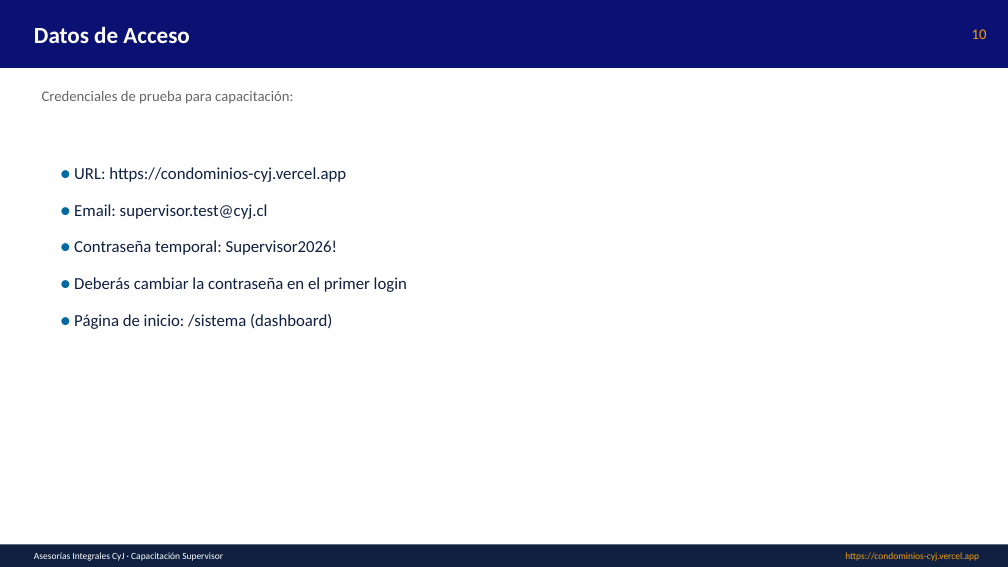
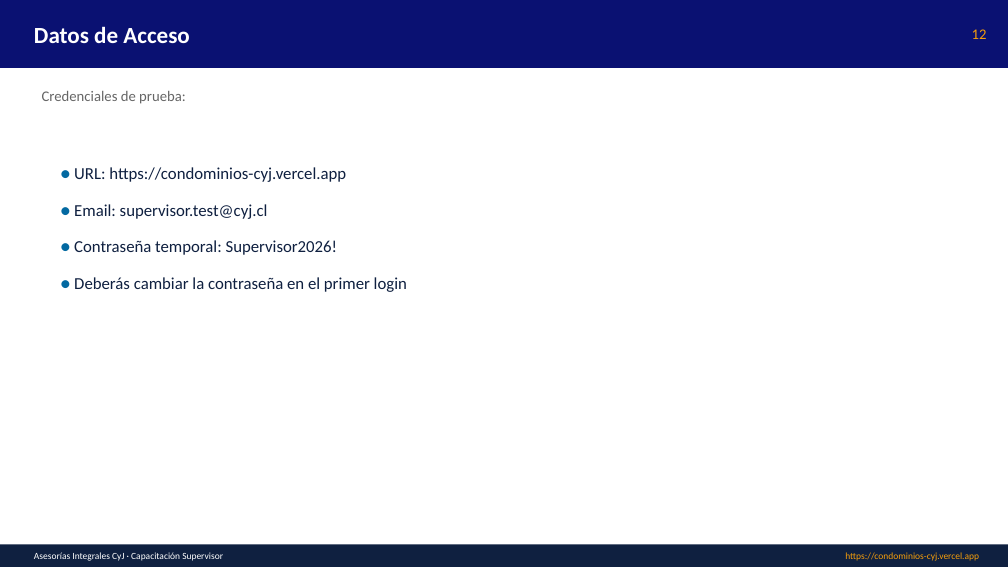
Before and after one commit to asesoriasintegralescyj-stack/condominios-cyj, a slide deck: slide 12 of public/manuales/Capacitacion_Supervisor.pptx (slide 10 before the commit). Drawn at 1008x567 pixels with LibreOffice and Linux fonts; fonts in the diff are those of the drawing. Boxes give left, top, right and bottom in pixels: in the first picture for what was removed or moved away, otherwise in the second. Text is boxed around its words. In the diff, an @@ line names an element or a change of style, - is before the commit and + after.

Commit message:
docs: manuales y capacitaciones con capturas de pantalla reales (v1.1)
- 16 capturas de pantalla del sistema real agregadas a /public/manuales/imagenes/
- Manual Word actualizado con imágenes embebidas en cada sección (3.1 MB)
- 6 capacitaciones PPT actualizadas con slides de capturas:
  * Administrador: 14 slides con 9 capturas (1.3 MB)
  * Supervisor: 12 slides con 5 capturas (699 KB)
  * Usuario: 10 slides con 4 capturas (536 KB)
  * Personal: 9 slides con 3 capturas (449 KB)
  * Auditor: 9 slides con 4 capturas (525 KB)
  * Guardia: 9 slides con 2 capturas (776 KB)
- Versión actualizada a v1.1 en ManualesModule y manuales-guardia

Capturas incluidas:
01_login, 02_dashboard, 03_ot_listado, 04_proyectos, 05_rondas,
06_solicitudes_compra, 07_usuarios, 08_permisos, 09_manuales,
10_ot_crear, 11_sc_crear, 12_usuario_crear, 13_recuperar_password,
14_guardia_rondas, 15_guardia_manuales, 16_reset_password

```diff
--- a/public/manuales/Capacitacion_Supervisor.pptx
+++ b/public/manuales/Capacitacion_Supervisor.pptx
@@ text at (x1=972, y1=29, x2=987, y2=39): text changed @@
-10
+12
@@ text at (x1=42, y1=91, x2=186, y2=104): text changed @@
-Credenciales de prueba para capacitación:
+Credenciales de prueba:
@@ text at (x1=74, y1=314, x2=332, y2=329): paragraph removed @@
-● Página de inicio: /sistema (dashboard)
```
Also in this commit, not shown: 9 other slides changed, 2 slides added, 24 other files.
